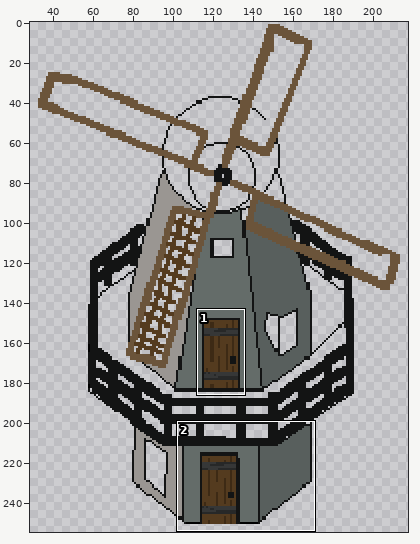
Two states of a sprite sheet, Assets/Art/Buildings/WinMill/Windmill.png. The picture above shows the old version from afar; the outline marks the close-up.
Close-up. Earlier state:
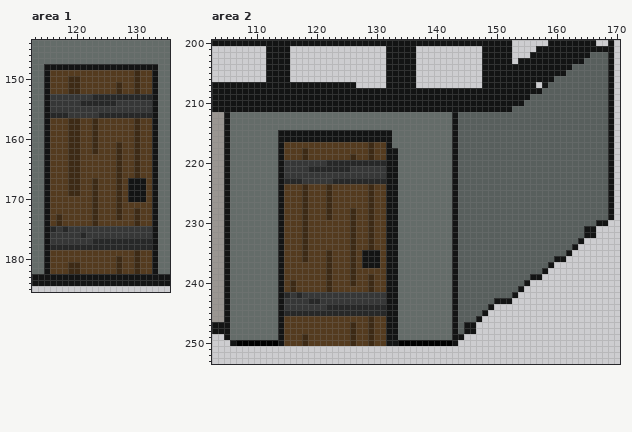
The file is 256x256 pixels. Colours within 5 levels of each other are drawn and written as one. Shown: area 1: x 113..135, y 144..185; area 2: x 103..170, y 200..253. The wide view leaves out empty margins. The commit also changed other parts of the picture, which this record leaves out.
After the commit:
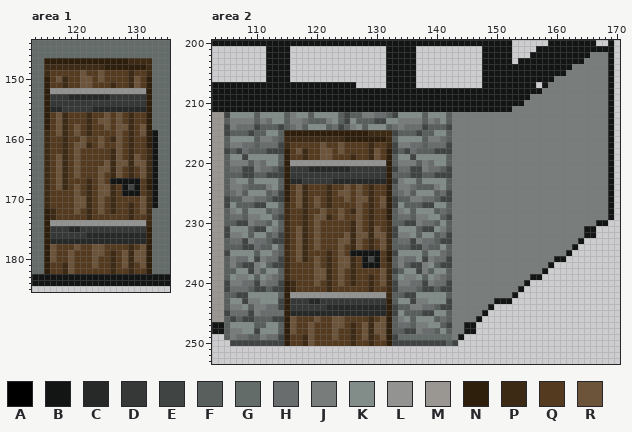
Palette (. is transparent): A #000000  B #131414  C #272828  D #363737  E #404443  F #585f5d  G #646c69  H #6a6d6d  J #787d7b  K #828c89  L #939392  M #9a9692  N #2e1e0c  P #3d2a15  Q #543b1f  R #6b543a
From old to new:
Changed rows in their new state; - is an unchanged pixel.
Area 1:
first column x 115:
147 NNNNNNNNNNNNNNPPPP-
148 PPPPPPPPPPNNNNNNNPG
149 P-----R--R----PQ-PG
150 N-RPQQRR-R----PR-NG
151 N--PQQRR---PQ-PR-NG
152 NLLLLLLLLLLLLLLLLNG
153 N---CCCC---DDDDDDNG
154 N-----DDDDDD-----NG
155 NCC-----CCCCCCCCCNG
156 NQRPQQQPQQRQRQPQQNG
157 N-RPQQ-PQRR-R-PQ-NG
158 N-RPQR-PQ-R-RRPQRNG
159 P-RPQR-PQ---R-PQRN-
160 P--PQQR-QR-PR-PQ-N-
161 P--PQRRPQR--R-PQ-N-
162 P--PQR--Q--PR-PQ-P-
163 P-RPQR-----PR-PR-P-
164 P-RPQR----RPRRPRRP-
165 P-RPQR---RRPR-PQRP-
166 P-RPQR---R-PR-PQRP-
167 P-RPQQ-PQR-BBB--QN-
168 P-RPQR-PQRRPQBE-QN-
169 P---QR-PQRRPQB--QP-
170 P----RRPQR-PQ-QQRP-
171 P----RRPQR-PQ-P-RP-
172 NP---R-PQR-PQ-PQRPG
173 NPQ----PQ---Q-PQ-PG
174 NLLLLLLLLLLLLLLLLPG
175 ND-DCC-----------NG
176 N-----DCCCCCCCCCCNG
177 NCCCCCCC---------NG
178 NRQQQRQQRRQQQQPQRNG
179 NR--R---RR-P-RPRRNG
180 NR--R---R--PQRPRRNG
181 N--PRQ--R--PQRPQRNG
182 N--PRQ-----PQ-PQ-NG
Area 2:
first column x 105:
202 -------------------------------------------------------------JJJ
203 ------------------------------------------------------------JJJJ
204 ----------------------------------------------------------JJJJJJ
205 ---------------------------------------------------------JJJJJJJ
206 -------------------------------------------------------JJJJJJJJJ
207 ------------------------------------------------------JJJJJJJJJJ
208 -----------------------------------------------------JJJJJJJJJJJ
209 ---------------------------------------------------JJJJJJJJJJJJJ
210 --------------------------------------------------JJJJJJJJJJJJJJ
211 ------------------------------------------------JJJJJJJJJJJJJJJJ
212 EKKKKFKKKKFJKKFKKKKFEFFJJHHFEKKKKFKKKFJJJJJJJJJJJJJJJJJJJJJJJJJJ
213 FJJJJFJHKKFJJHFFFJKFEKFFFEEKKJJJJFJHKFJJJJJJJJJJJJJJJJJJJJJJJJJJ
214 EJHHHEFFFEFHJFKKKFHEFJKFKKKFHJHHHEFFFEJJJJJJJJJJJJJJJJJJJJJJJJJJ
215 EFFFEFFKKFNNNNNNNNNNNNNNPPPPEFFFEFFKKFJJJJJJJJJJJJJJJJJJJJJJJJJJ
216 FKKKKFJJHFPPPPPPPPPPNNNNNNNPFKKKKFJJHFJJJJJJJJJJJJJJJJJJJJJJJJJJ
217 FJJHHFHHHEP-----R--R-------PEJJHHFHHHEJJJJJJJJJJJJJJJJJJJJJJJJJJ
218 EFEHFFFEEEN-R---RR-R-----R-NEFEHFFFEEEJJJJJJJJJJJJJJJJJJJJJJJJJJ
219 FKKEKKKKKFN-----RR-------R-NFKKEKKKKKFJJJJJJJJJJJJJJJJJJJJJJJJJJ
220 FJJJFJHKKFNLLLLLLLLLLLLLLLLNFJJJFJHKKFJJJJJJJJJJJJJJJJJJJJJJJJJJ
221 FHHEEJHHFEN----------------NEHHEEJHHFEJJJJJJJJJJJJJJJJJJJJJJJJJJ
222 FFFEEFFEEEN----------------NFFFEEFFEEEJJJJJJJJJJJJJJJJJJJJJJJJJJ
223 FJKKFKKKKFN----------------NEJKKFKKKKFJJJJJJJJJJJJJJJJJJJJJJJJJJ
224 FJJHFFFJKFN-R-------R-R----NFJJHFFFJKFJJJJJJJJJJJJJJJJJJJJJJJJJJ
225 FHJFKKKFHEN-R------RR-R----NFHJFKKKFHEJJJJJJJJJJJJJJJJJJJJJJJJJJ
226 EFFJJHHFEEN-R--R----R-RR--RNEFFJJHHFEEJJJJJJJJJJJJJJJJJJJJJJJJJJ
227 EKFFFEEKKFP-R--R------R---RNEKFFFEEKKFJJJJJJJJJJJJJJJJJJJJJJJJJJ
228 FJKFKKKFHFP-----RQ-R--R----NFJKFKKKFHFJJJJJJJJJJJJJJJJJJJJJJJJJJ
229 FHHFJJKKFEP----RR--R-QR----NFHHFJJKKFEJJJJJJJJJJJJJJJJJJJJJJJJJJ
230 FFEEJHHFKFP----R------R----PFFEEJHHFKFJJJJJJJJJJJJJJJJJJJJJJJJ--
231 EKKKFEEKJFP-R--R------R--R-PEKKKFEEKJFJJJJJJJJJJJJJJJJJJJJJJ----
232 EJJKFKKFHEP-R--R----R-RR-RRPEJJKFKKFHEJJJJJJJJJJJJJJJJJJJJJJ----
233 FHHEJHHFEEP-R--R---RR-R---RPFHHEJHHFEEJJJJJJJJJJJJJJJJJJJJJ-----
234 FFFEEHFFKFP-R--R---R--R---RPFFFEEHFFKFJJJJJJJJJJJJJJJJJJJJ------
235 EKKKKFKKHFP-R------R-BB----NEKKKKFKKHFJJJJJJJJJJJJJJJJJJJ-------
236 FJHHKEJHHEP-R--R---RR---E--NFJHHKEJHHEJJJJJJJJJJJJJJJJJ---------
237 FJFEEJKFEEP----R---RR------PFJFEEJKFEEJJJJJJJJJJJJJJJJ----------
238 FFKKEJFKKFP----RR--R------RPEFKKEJFKKFJJJJJJJJJJJJJJJ-----------
239 FKJJKFKJHFP----RR--R------RPFKJJKFKJHFJJJJJJJJJJJJJ-------------
240 EJJHHEJHHEN----R---R------RPEJJHHEJHHEJJJJJJJJJJJJ--------------
241 EHHHFEEFEEN----------------PEHHHFEEFEEJJJJJJJJJJJ---------------
242 FFEEKKKKKFNLLLLLLLLLLLLLLLLPFFEEKKKKKFJJJJJJJJJJ----------------
243 FKKEJJKKKEN----------------NFKKEJJKKKEJJJJJJJ-------------------
244 FJJKFJJHHEN----------------NEFFJJHHFEEJJJJJJ--------------------
245 EHHHEJHHHHN----------------NEKFFFEEKKFJJJJJ---------------------
246 FEFEEFFFEENR---R--RR------RNFJKFKKKFHFJJJJ----------------------
247 FKKKKFFKKFNR--R---RR---R-RRNFHHFJJKKFEJJ------------------------
248 FJJKKEKKKFNR--R---R----R-RRNFFEEJHHFKFJJ------------------------
249 FJHHFFJHHEN---R---R----R--RNE---------J-------------------------
250 -EEEEEEEEEN---R------------NEEEEEEEEEFE-------------------------
Where, in picture pixels (left, top, right, bottom), the same in both close-ups:
changed: (44, 58, 158, 274)
changed: (224, 52, 608, 346)
